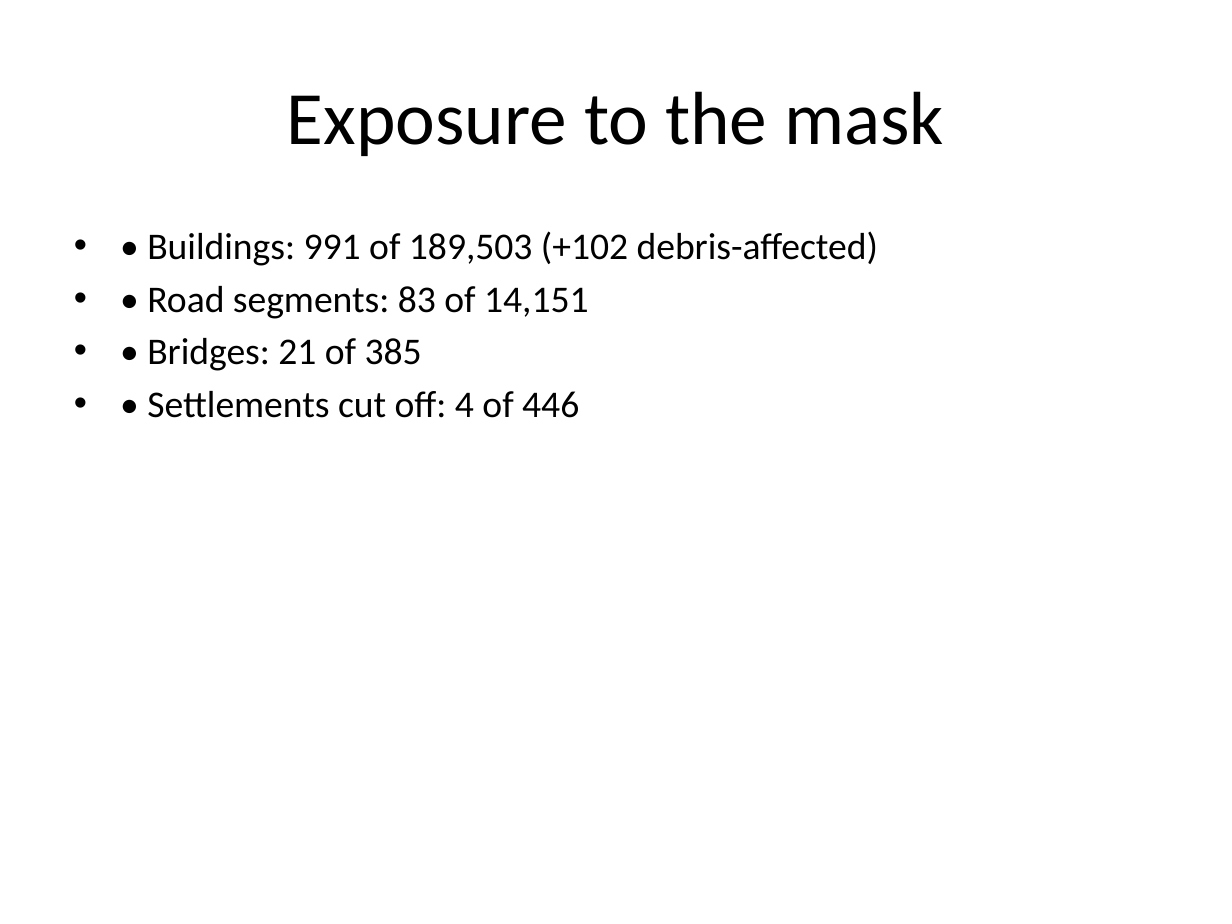
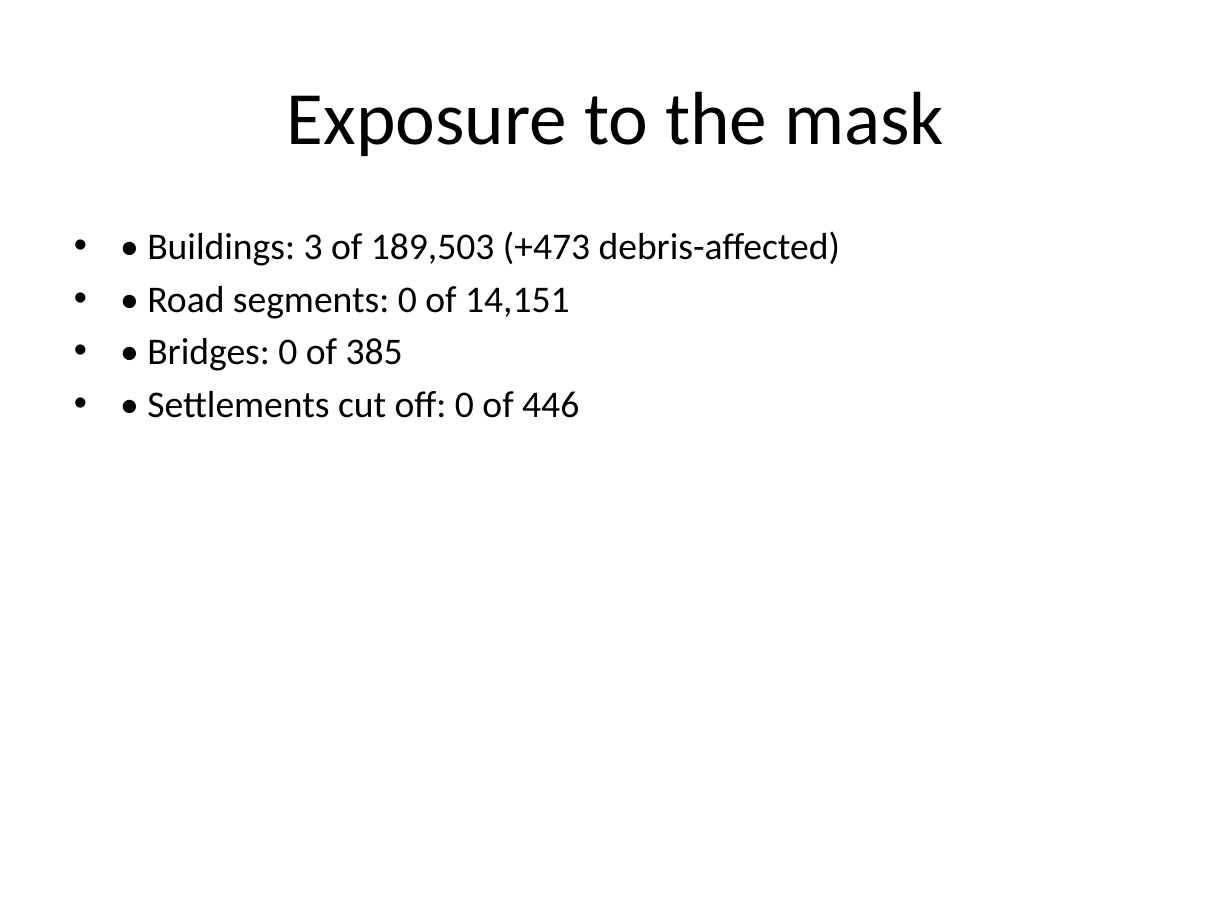
Before and after one commit to MANIKANTH678/trishuli-flood-mapping, a slide deck: slide 7 of outputs/presentation.pptx. Drawn at 1232x924 pixels with LibreOffice and Linux fonts; fonts in the diff are those of the drawing. Boxes give left, top, right and bottom in pixels: in the first picture for what was removed or moved away, otherwise in the second. Text is boxed around its words. In the diff, an @@ line names an element or a change of style, - is before the commit and + after.

```diff
--- a/outputs/presentation.pptx
+++ b/outputs/presentation.pptx
@@ text at [147,231,840,418]: text changed @@
-• • Buildings: 991 of 189,503 (+102 debris-affected)
-• • Road segments: 83 of 14,151
-• • Bridges: 21 of 385
-• • Settlements cut off: 4 of 446
+• • Buildings: 3 of 189,503 (+473 debris-affected)
+• • Road segments: 0 of 14,151
+• • Bridges: 0 of 385
+• • Settlements cut off: 0 of 446
```
Also in this commit, not shown: 1 other slide changed, 8 other files.
